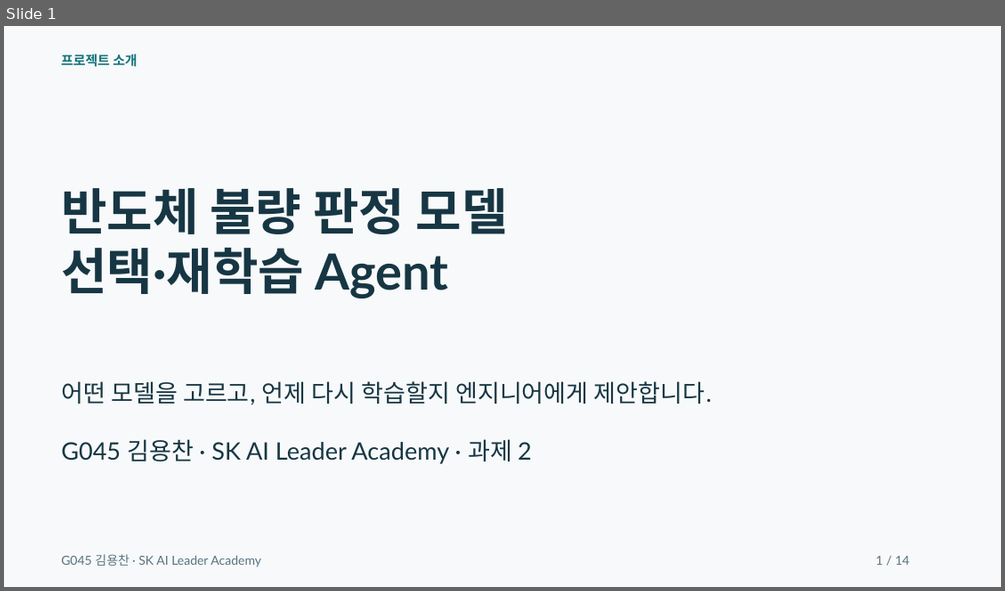
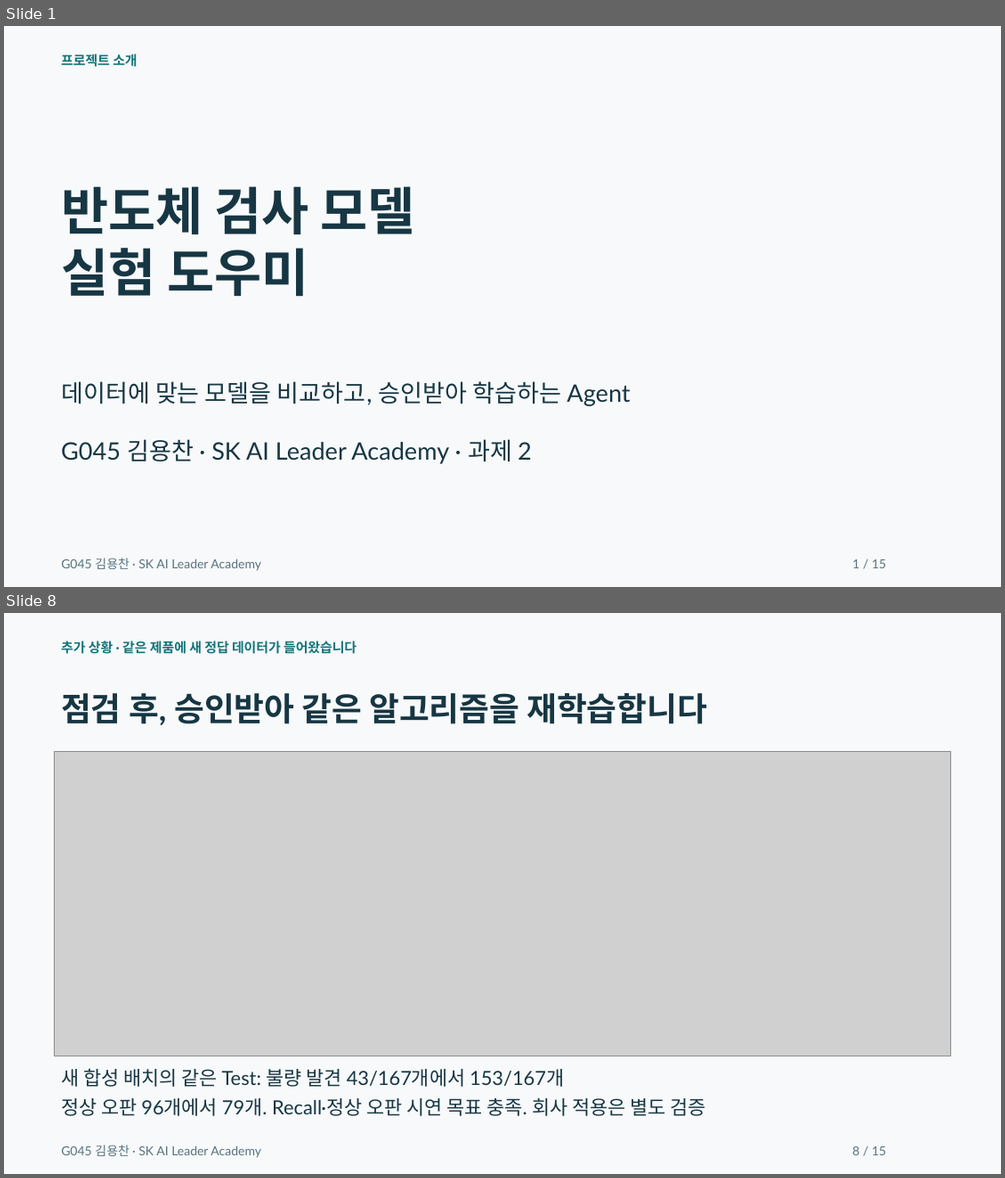
Before and after one commit to dragonchan95/Semiconductor-AI-Agent, a slide deck: docs/G045_Semiconductor_Agent.pptx. Shown one above the other, each under a label of ours: slide 1 before the commit, slides 1 and 8 after it; the slides between them are not shown. The pictures are 1005x591 and 1005x1178 pixels, drawn with LibreOffice and Linux fonts; fonts in the diff are those of the drawing; grey boxes stand for pictures. Boxes give left, top, right and bottom in pixels: in the first picture for what was removed or moved away, otherwise in the second. Text is boxed around its words. In the diff, an @@ line names an element or a change of style, - is before the commit and + after.

Commit message:
Use 60-20-20 evaluation and show the complete agent workflow

```diff
--- a/docs/G045_Semiconductor_Agent.pptx
+++ b/docs/G045_Semiconductor_Agent.pptx
@@ slide 8 added at (4,613,1001,1174), background #F7F9FA @@
@@ text added at (61,641,356,654), 12.8 pt, text #13747A, bold @@
+추가 상황 · 같은 제품에 새 정답 데이터가 들어왔습니다
@@ text added at (61,693,707,725), 31.5 pt, text #173643, bold @@
+점검 후, 승인받아 같은 알고리즘을 재학습합니다
@@ picture added at (54,751,952,1055) @@
@@ text added at (61,1068,564,1086), 18.8 pt, text #173643 @@
+새 합성 배치의 같은 Test: 불량 발견 43/167개에서 153/167개
@@ text added at (61,1098,706,1116), 18.8 pt, text #173643 @@
+정상 오판 96개에서 79개. Recall·정상 오판 시연 목표 충족. 회사 적용은 별도 검증
@@ text added at (61,1144,261,1158), 12 pt, text #597380 @@
+G045 김용찬 · SK AI Leader Academy
@@ text added at (852,1146,886,1155), 12 pt, text #597380 @@
+8 / 15
@@ slide 1 changed as well @@
@@ text at (61,186,415,297): text changed; size 48 to 49.5 pt @@
-반도체 불량 판정 모델
-선택·재학습 Agent
+반도체 검사 모델
+실험 도우미
@@ text at (61,381,630,406): text changed @@
-어떤 모델을 고르고, 언제 다시 학습할지 엔지니어에게 제안합니다.
+데이터에 맞는 모델을 비교하고, 승인받아 학습하는 Agent
@@ text "G045 김용찬 · SK AI ...": place and size @@
-text "G045 김용찬 · SK AI ..." at (61,554,261,567)
+text "G045 김용찬 · SK AI ..." at (61,557,261,571)
@@ text at (852,559,886,568): text changed @@
-1 / 14
+1 / 15
```
Also in this commit, not shown: 4 other slides changed, 9 other slides added, 9 slides removed, 30 other files.
